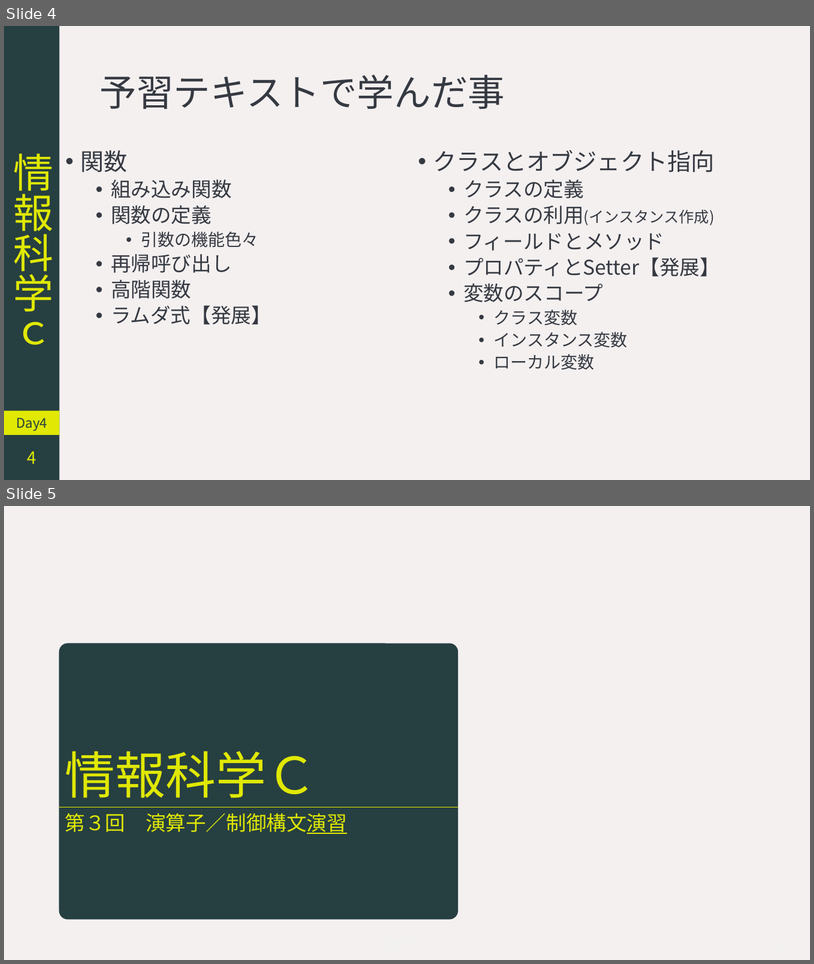
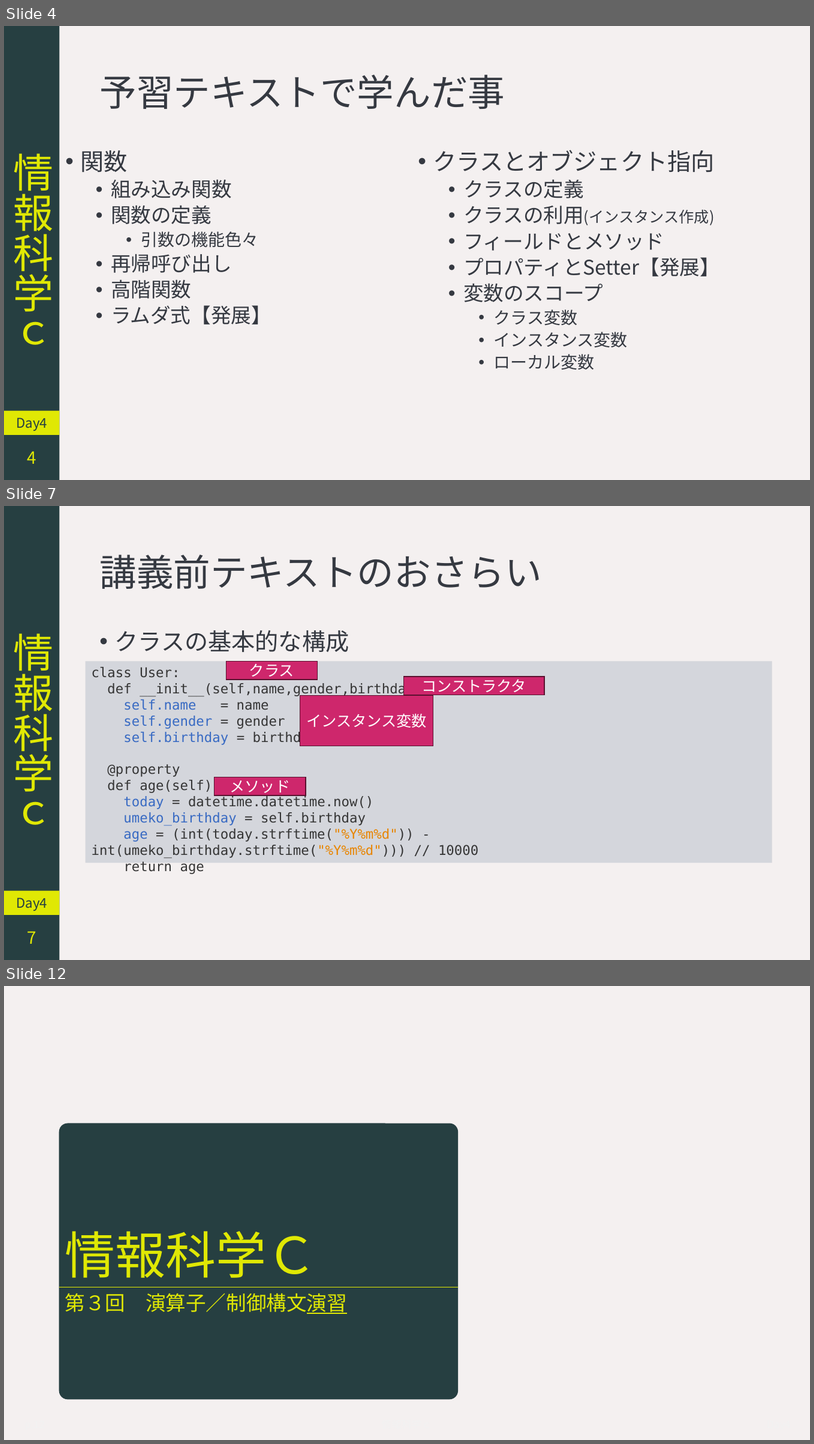
Before and after one commit to YokoyamaLab/PythonBasics, a slide deck: slides/computerScience_day4.pptx. Shown one above the other, each under a label of ours: slides 4 and 5 before the commit, slides 4, 7 and 12 after it; the slides between them are not shown. The pictures are 814x964 and 814x1444 pixels, drawn with LibreOffice and Linux fonts; fonts in the diff are those of the drawing. Boxes give left, top, right and bottom in pixels: in the first picture for what was removed or moved away, otherwise in the second. Text is boxed around its words. In the diff, an @@ line names an element or a change of style, - is before the commit and + after.

```diff
--- a/slides/computerScience_day4.pptx
+++ b/slides/computerScience_day4.pptx
@@ slide 7 added at <box>4,506,810,960</box>, background #F4F0F0 @@
@@ rectangle added at <box>4,506,60,960</box>, fill #263F41, 48 pt, text #E0E804 @@
+情報科学ｃ
@@ title added at <box>99,555,542,589</box>, 44 pt, text #353941 @@
+講義前テキストのおさらい
@@ text added at <box>115,630,350,652</box>, 28 pt, text #353941 @@
+• クラスの基本的な構成
@@ rectangle added at <box>86,661,773,862</box>, fill #D4D6DC, 16 pt, text #353535 @@
+class User:
+def __init__(self,name,gender,birthday):
+self.name = name
+self.gender = gender
+self.birthday = birthday
+@property
+def age(self):
+today = datetime.datetime.now()
+umeko_birthday = self.birthday
+age = (int(today.strftime("%Y%m%d")) - int(umeko_birthday.strftime("%Y%m%d"))) // 10000
+return age
@@ rectangle added at <box>226,661,317,679</box>, fill #CE276C, outline #5A112F 1 pt, 18 pt, text #FFFFFF @@
+クラス
@@ rectangle added at <box>404,676,545,695</box>, fill #CE276C, outline #5A112F 1 pt, 18 pt, text #FFFFFF @@
+コンストラクタ
@@ rectangle added at <box>300,696,434,746</box>, fill #CE276C, outline #5A112F 1 pt, 18 pt, text #FFFFFF @@
+インスタンス変数
@@ rectangle added at <box>215,777,306,795</box>, fill #CE276C, outline #5A112F 1 pt, 18 pt, text #FFFFFF @@
+メソッド
@@ rectangle added at <box>4,891,60,915</box>, fill #E0E804, 16 pt, text #263F41 @@
+Day4
@@ page number added at <box>27,931,36,943</box>, 20 pt, text #E0E804 @@
+7
@@ what was slide 5 is now slide 12 @@
```
Also in this commit, not shown: 5 slides changed, 6 other slides added, 2 other files.
